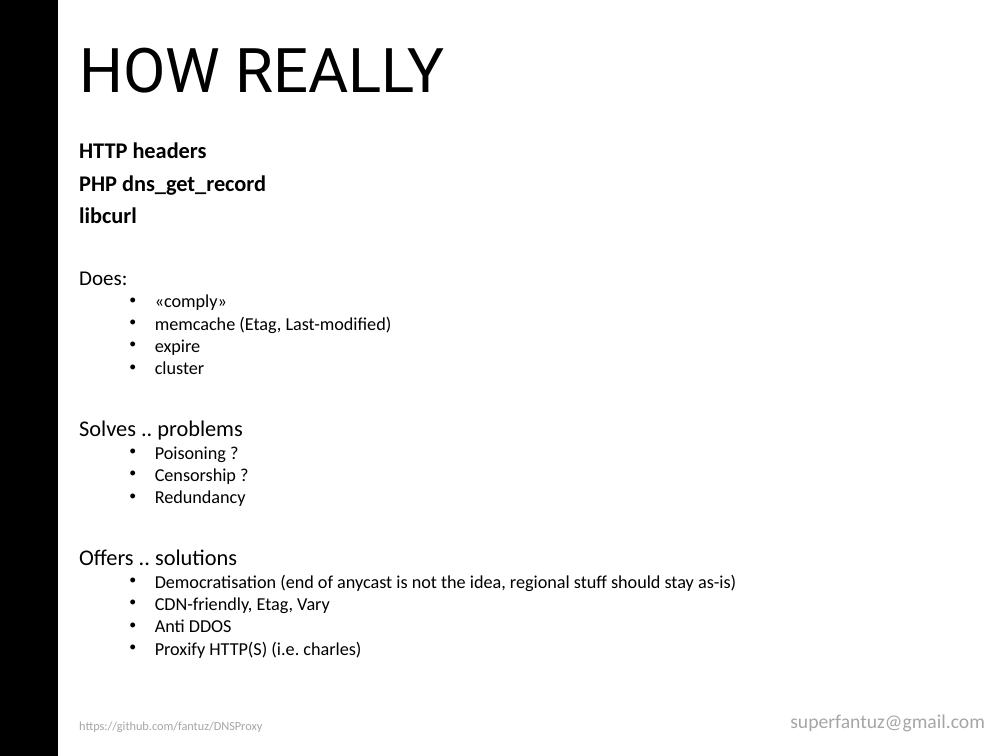
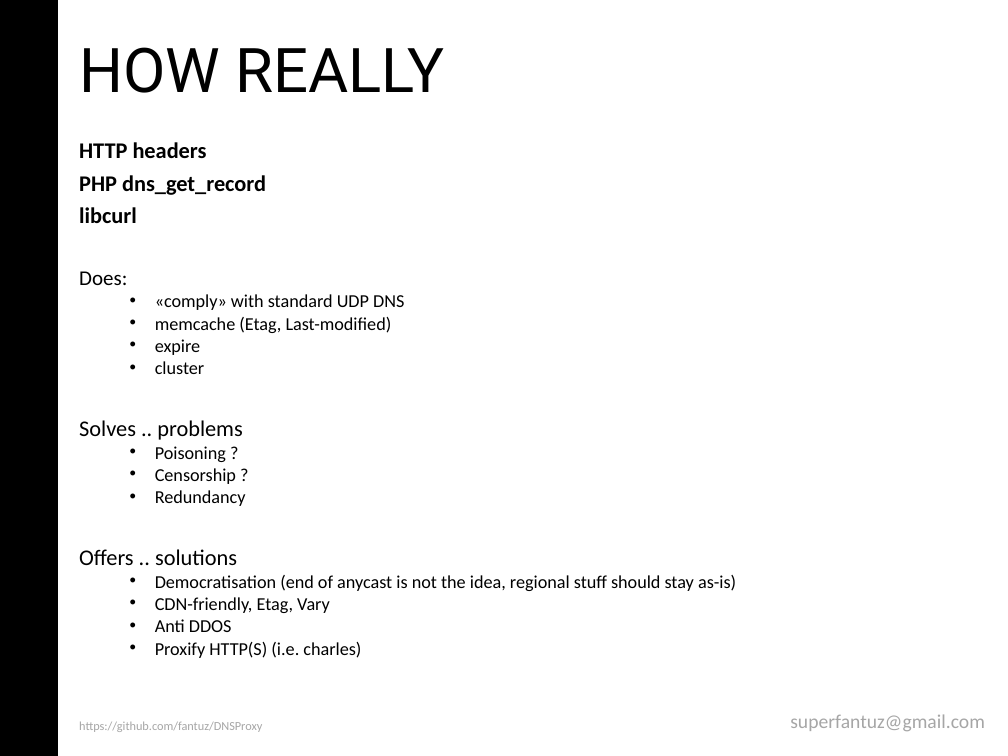
Before and after one commit to andreafabrizi/DNSProxy, a slide deck: slide 7 of DNSProxy_MFantuzzi.ppt. Drawn at 1008x756 pixels with LibreOffice and Linux fonts; fonts in the diff are those of the drawing. Boxes give left, top, right and bottom in pixels: in the first picture for what was removed or moved away, otherwise in the second. Text is boxed around its words. In the diff, an @@ line names an element or a change of style, - is before the commit and + after.

```diff
--- a/DNSProxy_MFantuzzi.ppt
+++ b/DNSProxy_MFantuzzi.ppt
@@ text at bbox=[155, 294, 404, 310]: text changed @@
-  • «comply»
+  • «comply» with standard UDP DNS
```
Also in this commit, not shown: 5 other slides changed.
